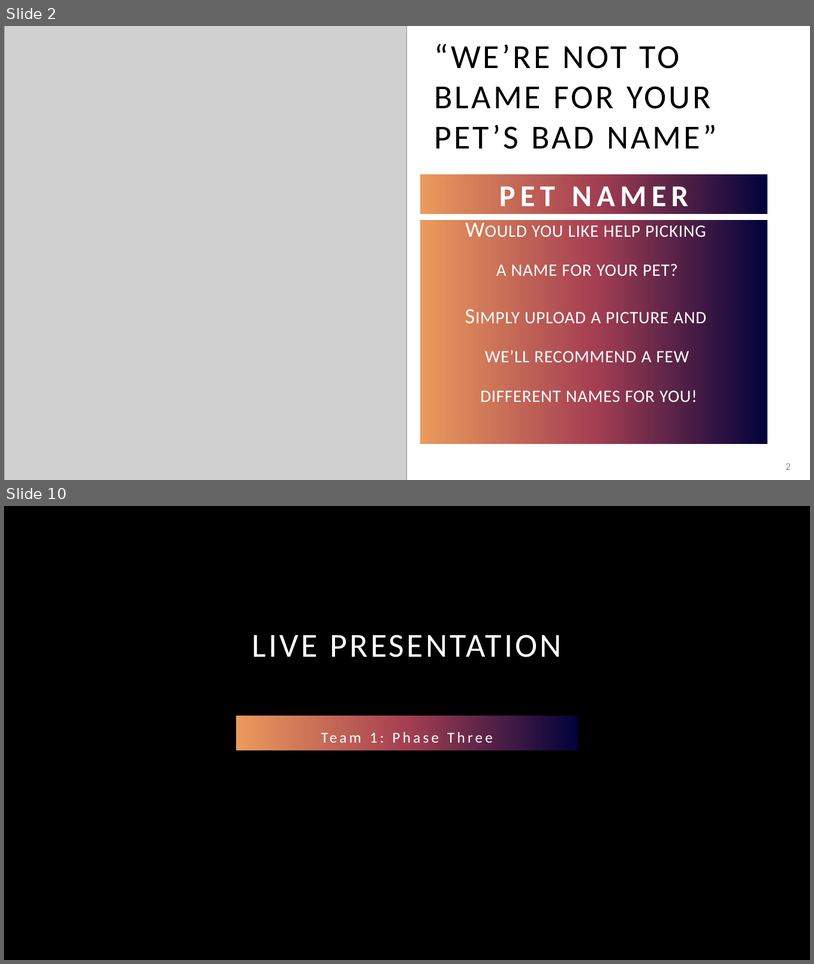
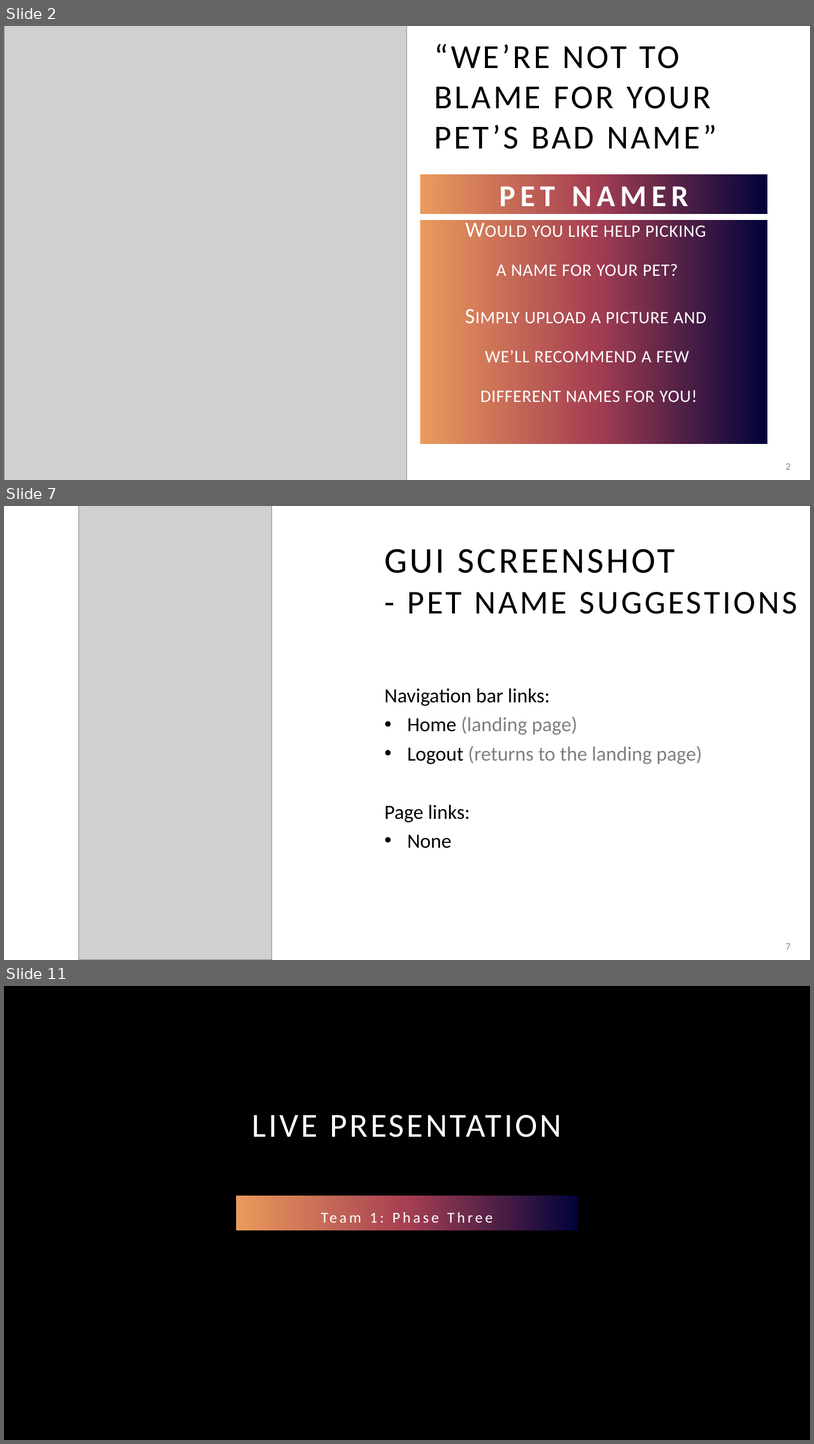
Before and after one commit to adriaonline/CPT200SP24-Team1, a slide deck: Phase 4 Docs/Phase 4 - Presentation.pptx. Shown one above the other, each under a label of ours: slides 2 and 10 before the commit, slides 2, 7 and 11 after it; the slides between them are not shown. The pictures are 814x964 and 814x1444 pixels, drawn with LibreOffice and Linux fonts; fonts in the diff are those of the drawing; grey boxes stand for pictures; background and template pictures are left out. Boxes give left, top, right and bottom in pixels: in the first picture for what was removed or moved away, otherwise in the second. Text is boxed around its words. In the diff, an @@ line names an element or a change of style, - is before the commit and + after.

```diff
--- a/Phase 4 Docs/Phase 4 - Presentation.pptx
+++ b/Phase 4 Docs/Phase 4 - Presentation.pptx
@@ slide 7 added at <box>4,506,810,960</box>, background #FFFFFF @@
@@ picture added at <box>79,506,272,960</box> @@
@@ title added at <box>384,549,798,614</box>, 39.6 pt, text #000000 @@
+GUI SCREENSHOT
+- PET NAME SUGGESTIONS
@@ text added at <box>384,688,702,848</box>, 24 pt, text #000000 @@
+Navigation bar links:
+• Home (landing page)
+• Logout (returns to the landing page)
+Page links:
+• None
@@ page number added at <box>786,943,791,949</box>, 12 pt, text #8C8C8C @@
+7
@@ what was slide 10 is now slide 11 @@
```
Also in this commit, not shown: 7 other slides added, 7 slides removed, 2 other files.
